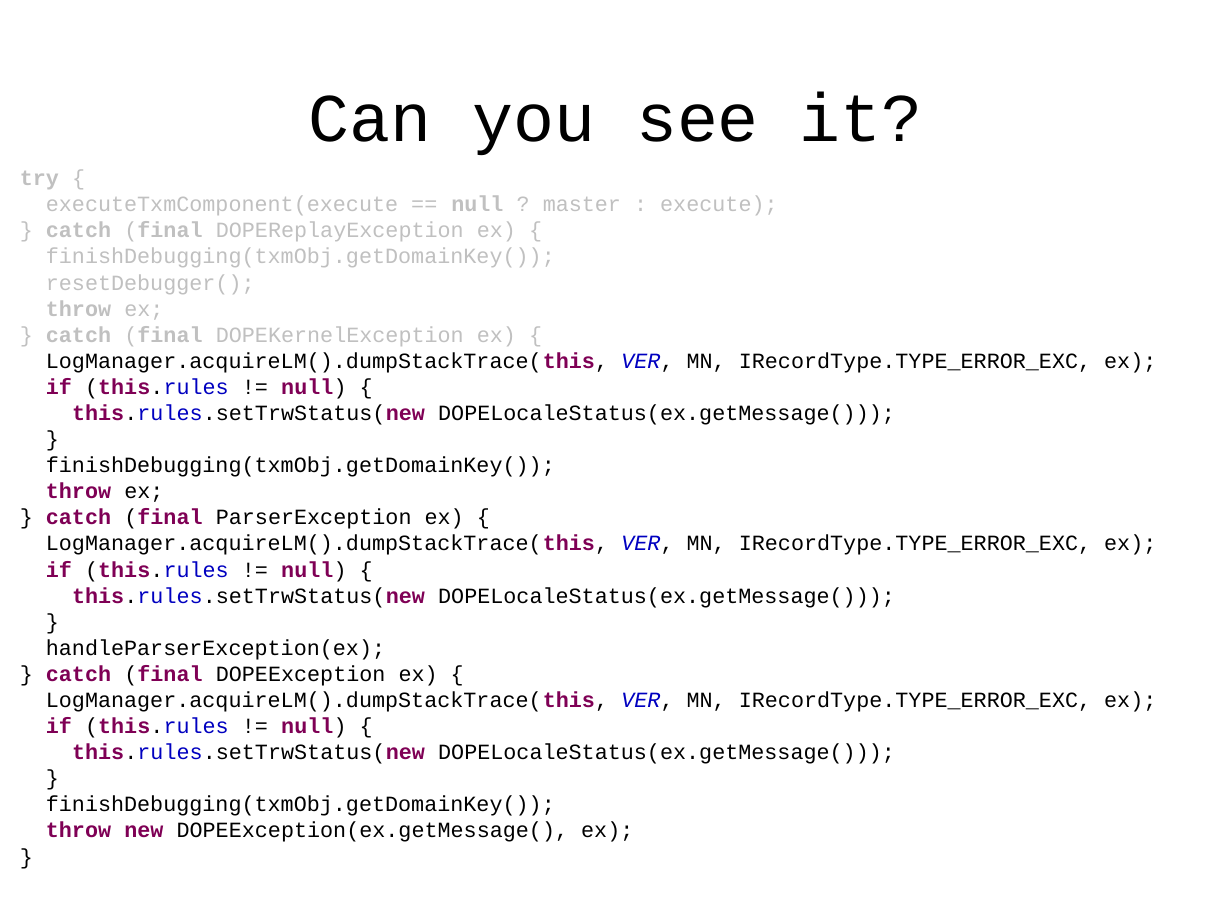
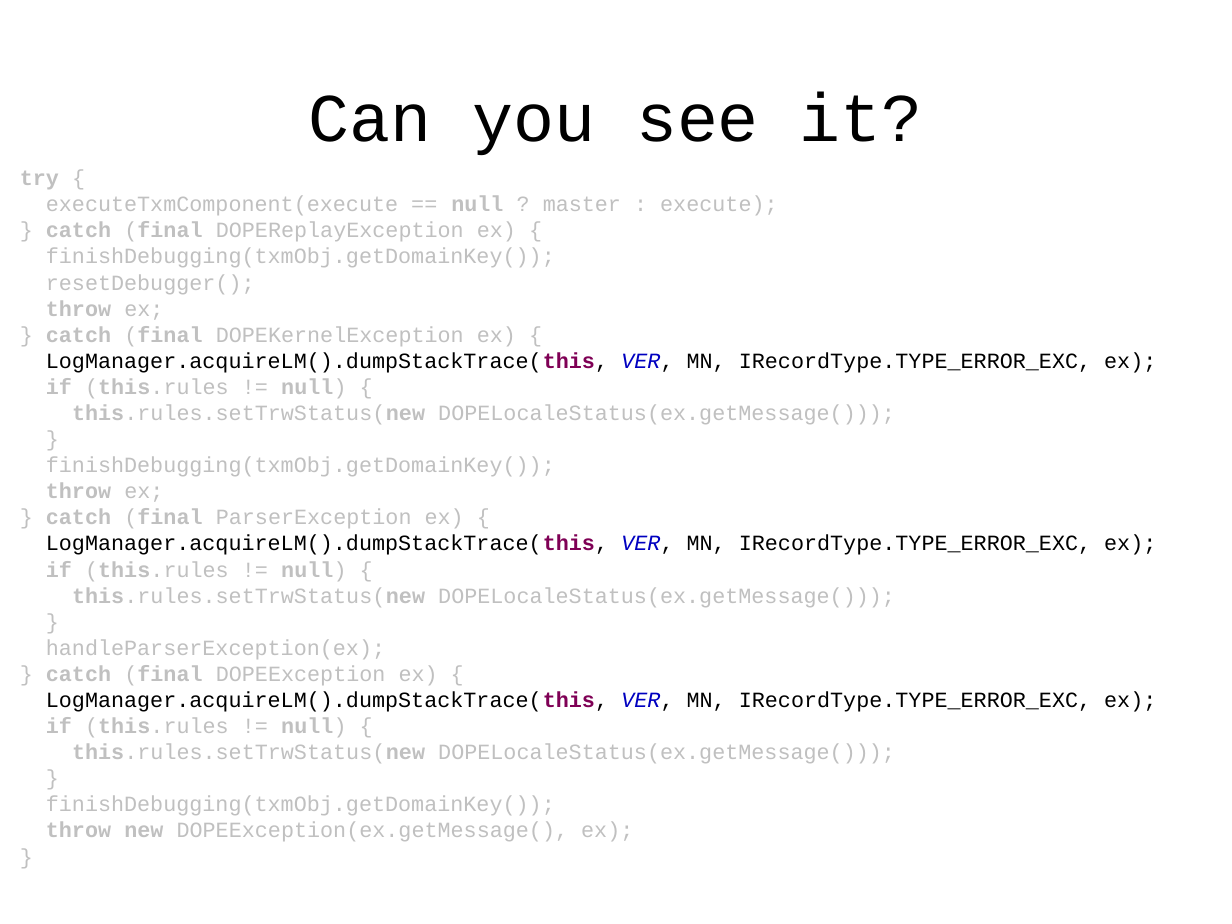
Before and after one commit to Weltraumschaf/Slides, a slide deck: slide 16 of CleanCodeDeveloper/RoterDan1/CCD_Roter_Dan_1.odp. Drawn at 1232x924 pixels with LibreOffice and Linux fonts; fonts in the diff are those of the drawing. Boxes give left, top, right and bottom in pixels: in the first picture for what was removed or moved away, otherwise in the second. Text is boxed around its words. In the diff, an @@ line names an element or a change of style, - is before the commit and + after.

```diff
--- a/CleanCodeDeveloper/RoterDan1/CCD_Roter_Dan_1.odp
+++ b/CleanCodeDeveloper/RoterDan1/CCD_Roter_Dan_1.odp
@@ text at <box>46,378,895,841</box>: text colour #7F0055 to #C0C0C0 in "if (this.rules null)", "this.rules.setTrwStatus(new", "throw", "catch (final" and 6 more places; text colour #000000 to #C0C0C0 in "(this.rules != null) {", "this.rules.setTrwStatus(new DOPELocaleStatus(ex.getMessage() ...", "}", "finishDebugging(txmObj.getDomainKey());" and 13 more places; text colour #0000C0 to #C0C0C0 in "(this.rules", "this.rules.setTrwStatus(new", "(this.rules", "this.rules.setTrwStatus(new" and 2 more places @@
```
Also in this commit, not shown: 2 other slides changed, 9 slides added, 3 slides removed, 3 other files.
